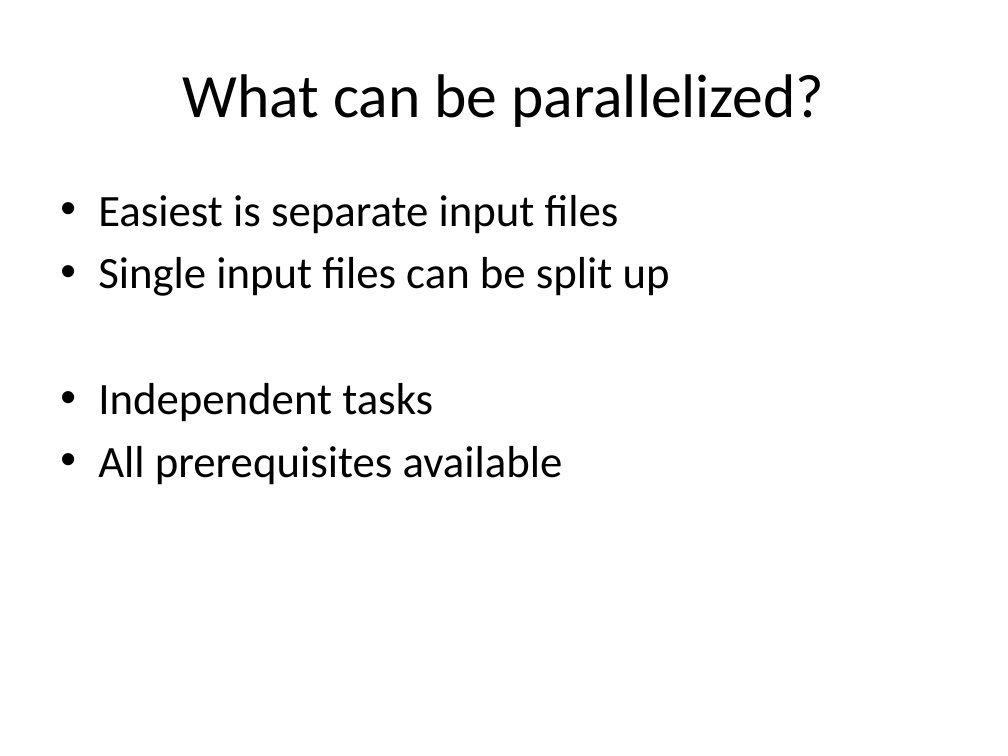
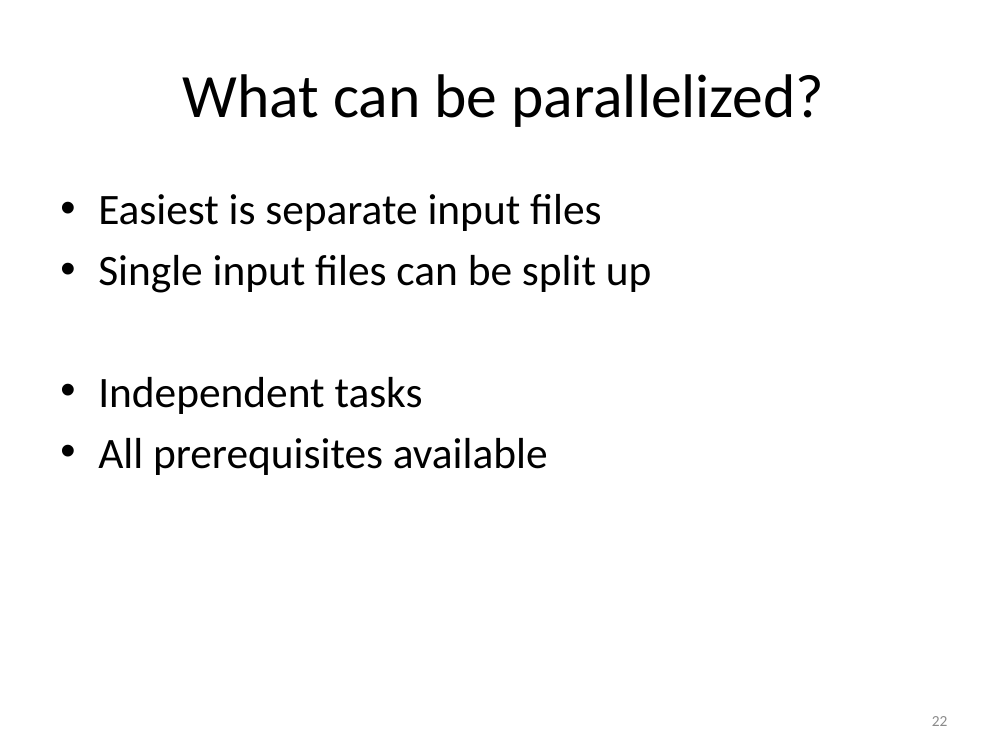
Before and after one commit to tsibley/Workflows-and-Parallel-Processing, a slide deck: slide 22 of CBG-2014-05-21.pptx. Drawn at 1008x756 pixels with LibreOffice and Linux fonts; fonts in the diff are those of the drawing. Boxes give left, top, right and bottom in pixels: in the first picture for what was removed or moved away, otherwise in the second. Text is boxed around its words. In the diff, an @@ line names an element or a change of style, - is before the commit and + after.

Commit message:
Fix mis-formatting I introduced in the last change
The font size didn't stay the same between slides on the last parallel
example, causing a jarring shift.

```diff
--- a/CBG-2014-05-21.pptx
+++ b/CBG-2014-05-21.pptx
@@ text "Easiest is separate input files" at (x1=98, y1=194, x2=652, y2=475): size 32 to 31 pt; indent changed @@
@@ page number added at (x1=932, y1=716, x2=948, y2=726), 11 pt, text #8C8C8C @@
+22
```
Also in this commit, not shown: 43 other slides changed, 1 slide added, 1 slide removed.
